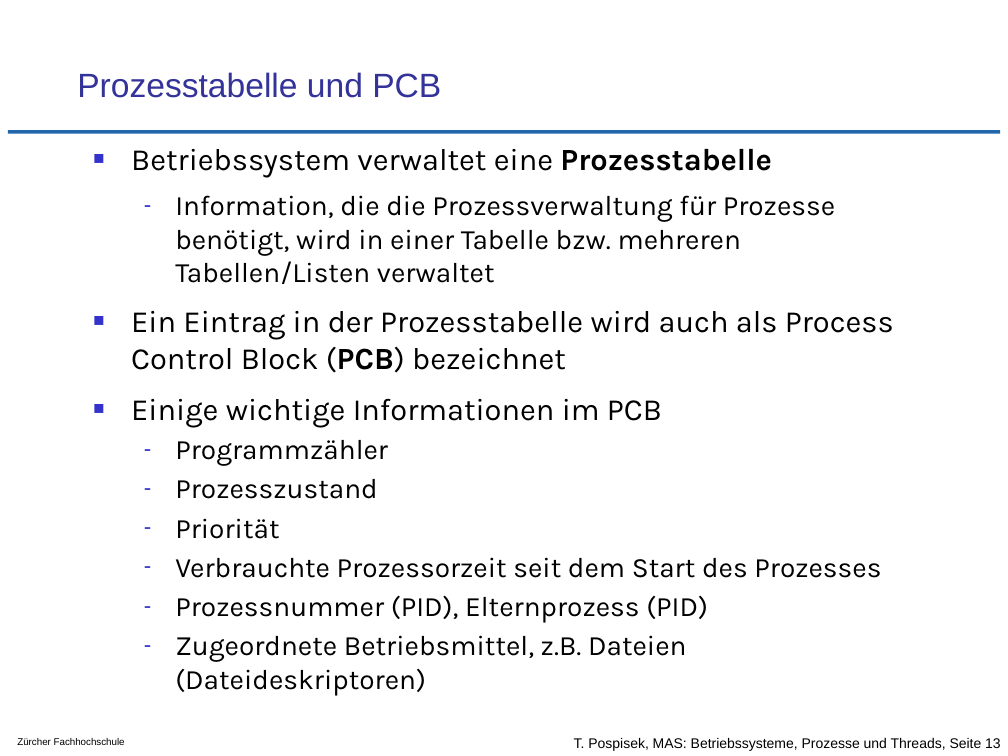
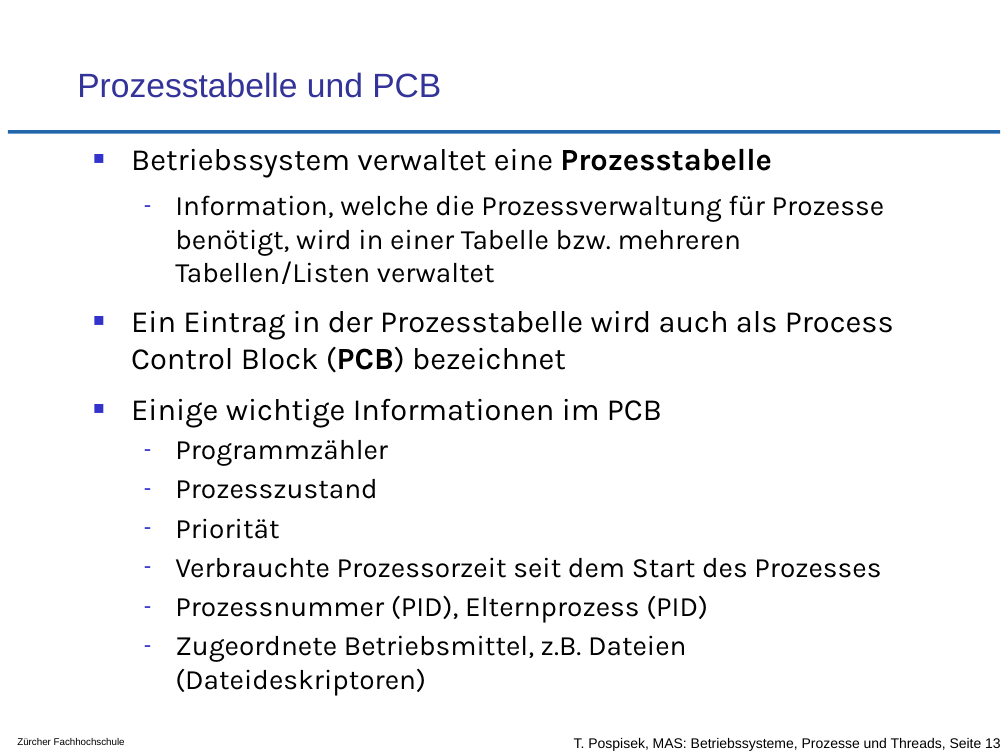
Before and after one commit to tpo/betriebssysteme, a slide deck: slide 13 of 05-2_Prozesse_und_Threads.odp. Drawn at 1008x756 pixels with LibreOffice and Linux fonts; fonts in the diff are those of the drawing; background and template pictures are left out. Boxes give left, top, right and bottom in pixels: in the first picture for what was removed or moved away, otherwise in the second. Text is boxed around its words. In the diff, an @@ line names an element or a change of style, - is before the commit and + after.

```diff
--- a/05-2_Prozesse_und_Threads.odp
+++ b/05-2_Prozesse_und_Threads.odp
@@ text at <box>175,195,884,284</box>: text changed @@
-  – Information, die die Prozessverwaltung für Prozesse benötigt, wird in einer Tabelle bzw. mehreren Tabellen/Listen verwaltet
+  – Information, welche die Prozessverwaltung für Prozesse benötigt, wird in einer Tabelle bzw. mehreren Tabellen/Listen verwaltet
```
Also in this commit, not shown: 6 other slides changed, 3 other files.
